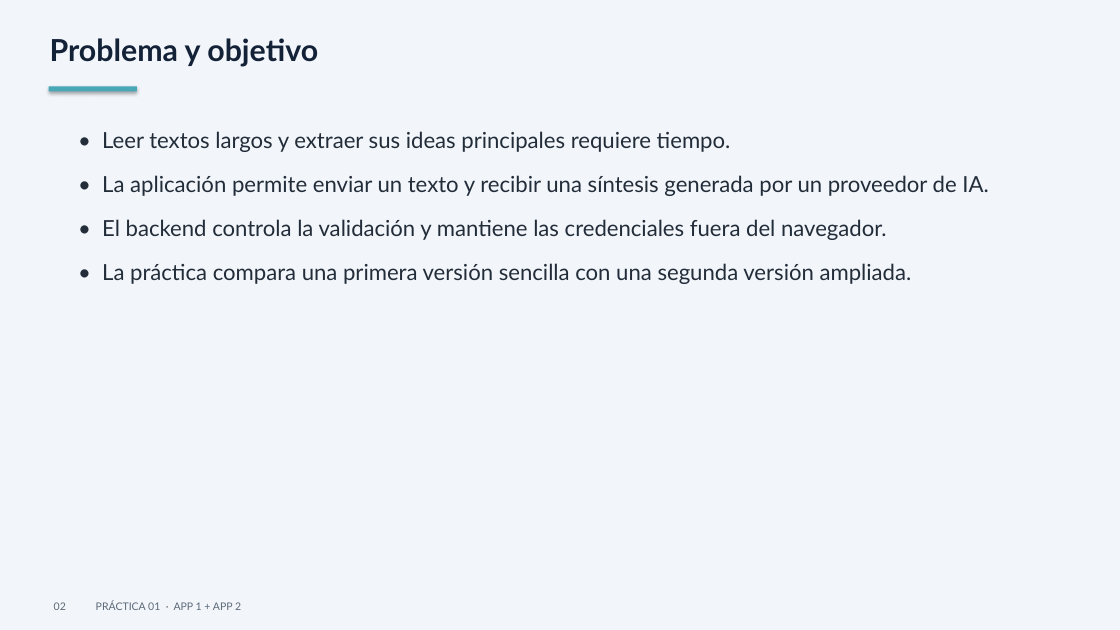
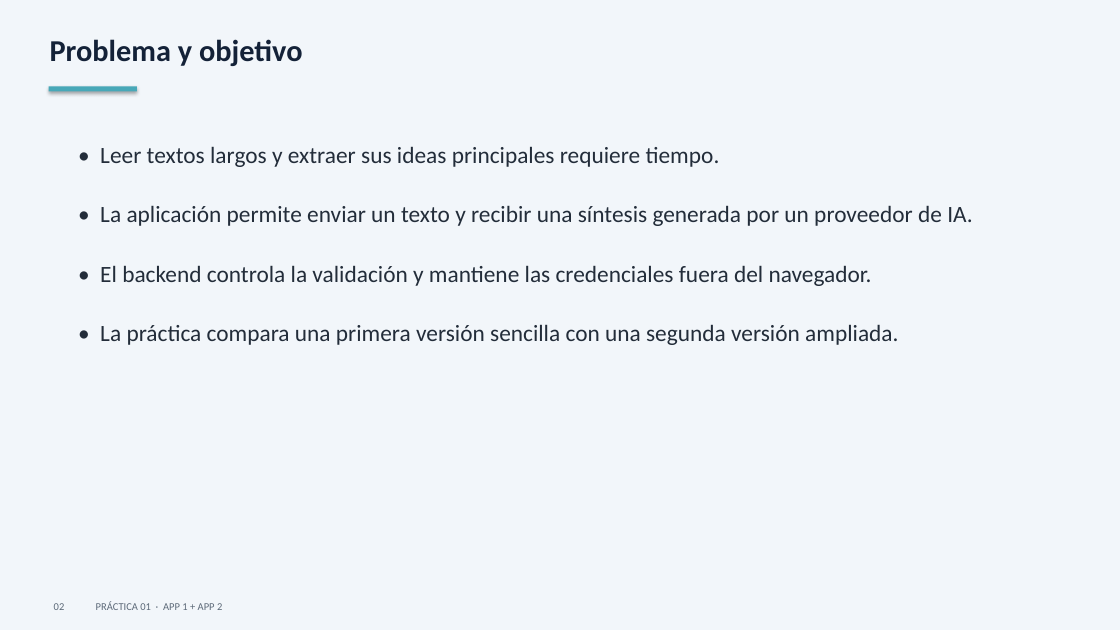
Before and after one commit to mdelrui/Practica01-Mini_App_Web, a slide deck: slide 2 of presentation/defensa.pptx. Drawn at 1120x630 pixels with LibreOffice and Linux fonts; fonts in the diff are those of the drawing. Boxes give left, top, right and bottom in pixels: in the first picture for what was removed or moved away, otherwise in the second. Text is boxed around its words. In the diff, an @@ line names an element or a change of style, - is before the commit and + after.

```diff
--- a/presentation/defensa.pptx
+++ b/presentation/defensa.pptx
@@ text "Problema y objetivo" at box(50, 39, 303, 66): font Lato to Calibri @@
@@ text "• Leer textos largos y ..." at box(100, 146, 972, 345): size 19 to 20 pt, font Lato to Calibri; alignment left to justified; line spacing 1 to 1.5 @@
@@ text "02 PRÁCTICA 01 · APP ..." at box(54, 601, 222, 610): font Lato to Calibri @@
```
Also in this commit, not shown: 16 other slides changed, 1 slide added, 1 other file.
